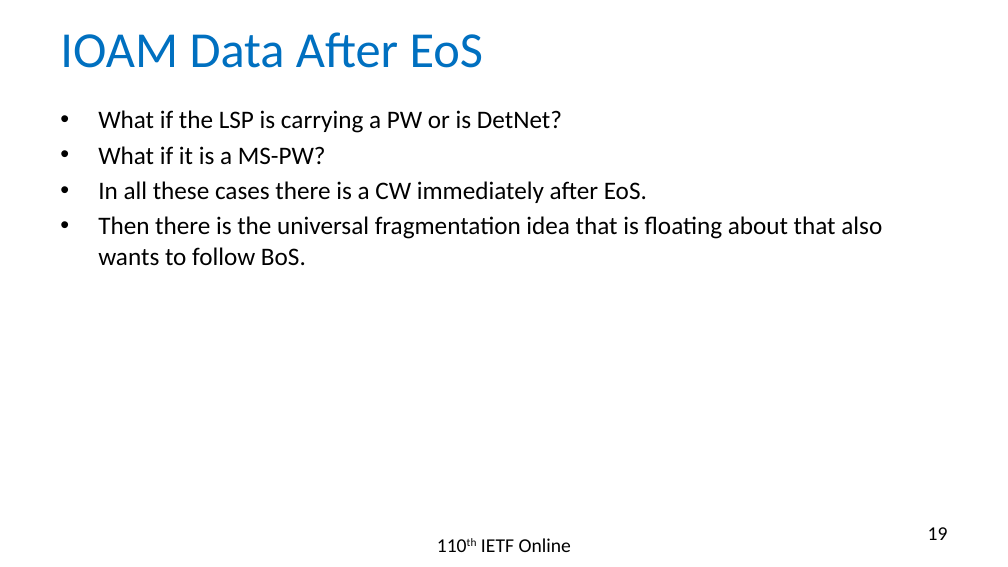
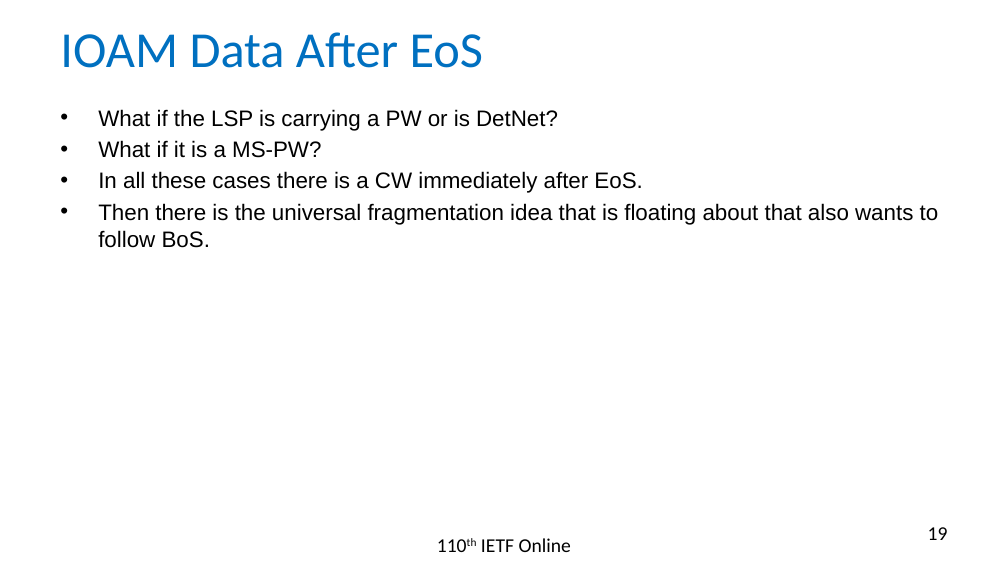
Before and after one commit to rakgandhi/ietf-slides, a slide deck: slide 19 of draft-gandhi-mpls-ioam-sr-05.pptx. Drawn at 1008x567 pixels with LibreOffice and Linux fonts; fonts in the diff are those of the drawing. Boxes give left, top, right and bottom in pixels: in the first picture for what was removed or moved away, otherwise in the second. Text is boxed around its words. In the diff, an @@ line names an element or a change of style, - is before the commit and + after.

```diff
--- a/draft-gandhi-mpls-ioam-sr-05.pptx
+++ b/draft-gandhi-mpls-ioam-sr-05.pptx
@@ text "What if the LSP is ..." at (x1=98, y1=109, x2=939, y2=248): size 18 to 16 pt, font Calibri to Arial @@
```
Also in this commit, not shown: 5 other slides changed, 1 other file.
